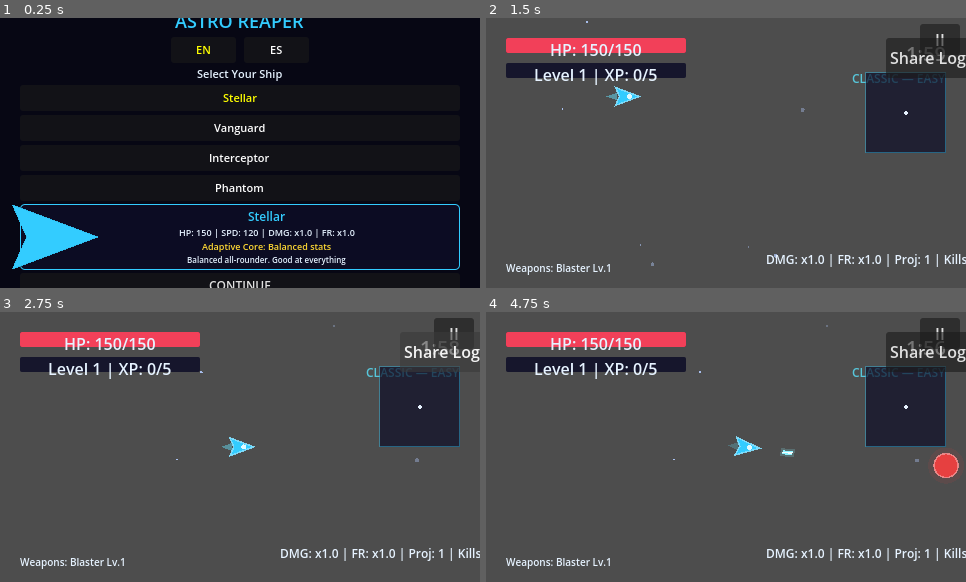
Above: before the commit, frames 1-4 (two rows, left to right).
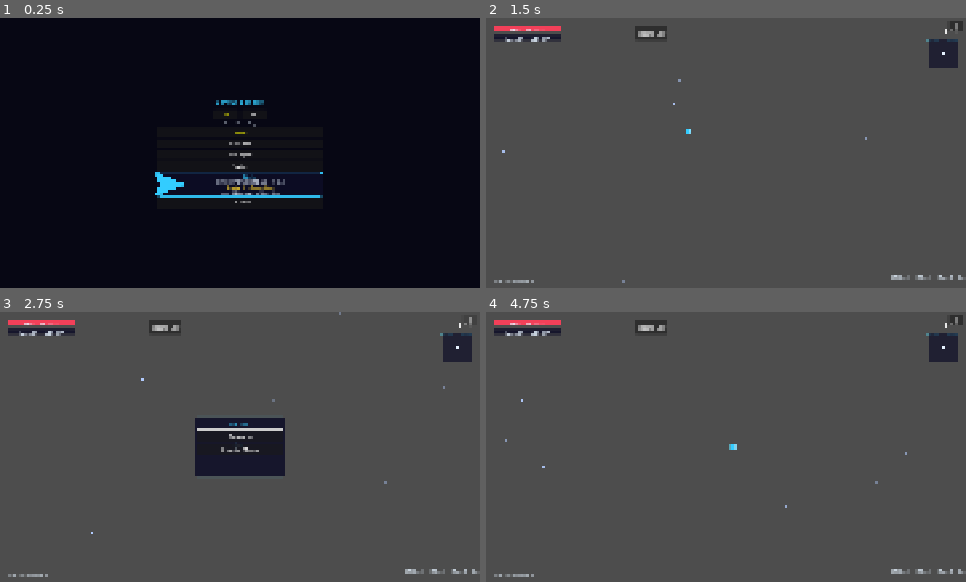
Above: after the commit, the same moments.

Repository: jlromgaz/Astro-Reaper
Game: Godot game, scene res://scenes/ui/main_menu.tscn
The game is run twice, just before and just after one commit, with the same random seed, the same clock (stepped at 60 frames per second) and the same inputs.
Inputs (mouse positions are in pixels of both pictures, inside the frame that each line leads up to):
- Up to frame 1 (0.25 s): no input
- Up to frame 2 (1.5 s): click "CONTINUE" at 0.5 s; click "CLASSIC — EASY" at 1.25 s
- Up to frame 3 (2.75 s): click "II" at 2 s
- Up to frame 4 (4.75 s): click "Share Log" at 2.75 s; click "II" (after the commit: "Resume") at 3.5 s; tap Enter (ui_accept) at 4.25, 4.52 s; move the mouse to (831, 433) at 4.27 s; hold D (move_right) from 4.28 s (still down); hold Shift from 4.28 s (still down); click (831, 433) at 4.42 s

The runs differ from the first frame. In frame 1, 7.4% of the frame differs, in the area x 2-96%, y 0-100%; in frame 2, 14%; in frame 3, 17%, in the area x 1-100%, y 0-99%; in frame 4, 14%.

Commit message:
fix(display): replace viewport mode with canvas_items + adaptive scale
stretch/mode=viewport rendered to a 480x270 texture then upscaled
nearest-neighbor → visible pixelation on PC. canvas_items renders each
node at native screen resolution → crisp everywhere.

On PC/desktop (no touchscreen): content_scale_size=1280x720, so UI
proportions match the 1280px design space at ~1.5x physical scale.
On mobile (touchscreen detected): keep 480x270, 1.44x scale → large UI.

Diff:
--- a/project.godot
+++ b/project.godot
@@ -33,7 +33,7 @@
 
 window/size/viewport_width=480
 window/size/viewport_height=270
-window/stretch/mode="viewport"
+window/stretch/mode="canvas_items"
 window/stretch/aspect="expand"
 window/handheld/orientation=1
 window/size/test_width=480
--- a/scripts/core/settings.gd
+++ b/scripts/core/settings.gd
@@ -12,6 +12,15 @@
 func _ready() -> void:
 	_load()
 	TranslationServer.set_locale(_language)
+	_adapt_scale()
+
+
+func _adapt_scale() -> void:
+	# On desktop browsers / PC, expand the design space to 1280x720 so UI
+	# proportions feel normal. On mobile, keep the 480x270 design (elements
+	# appear 2.67x larger thanks to the higher scale factor).
+	if not DisplayServer.is_touchscreen_available():
+		get_tree().root.content_scale_size = Vector2i(1280, 720)
 
 
 func get_language() -> String:
Not shown, changed: public/index.html
Not shown, changed: public/index.pck
